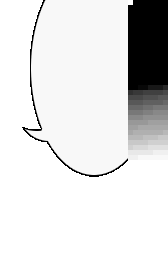
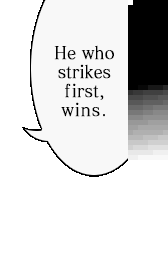
Revision of a layered 168x256 image; what changed, layer by layer:
added layer "He who strikes ｆirst, wins." above "Layer 1" over [54, 45, 114, 117]
